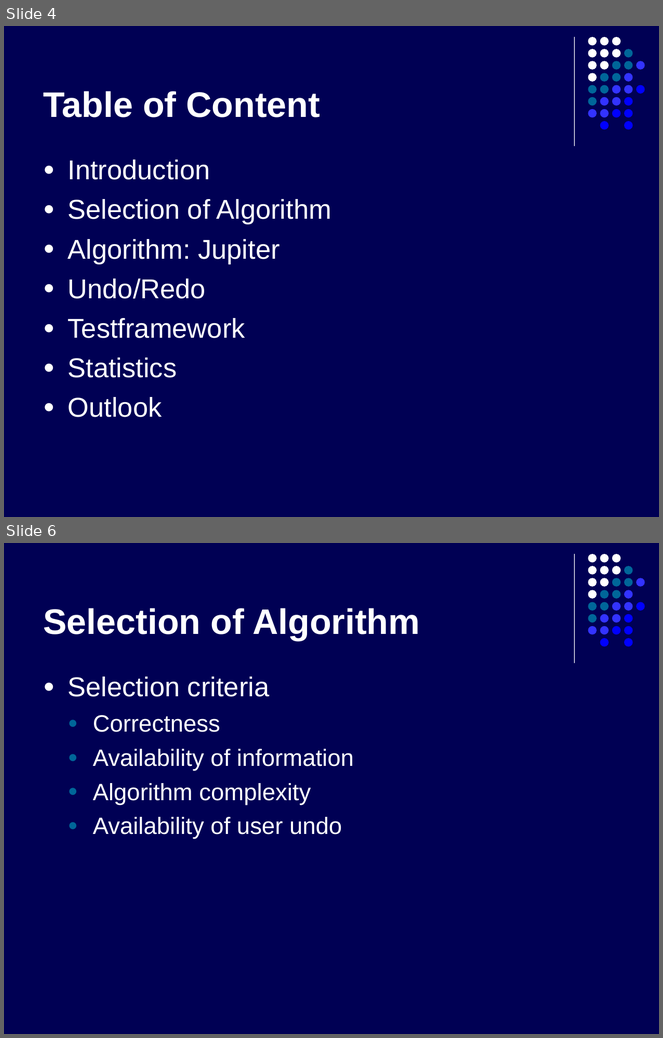
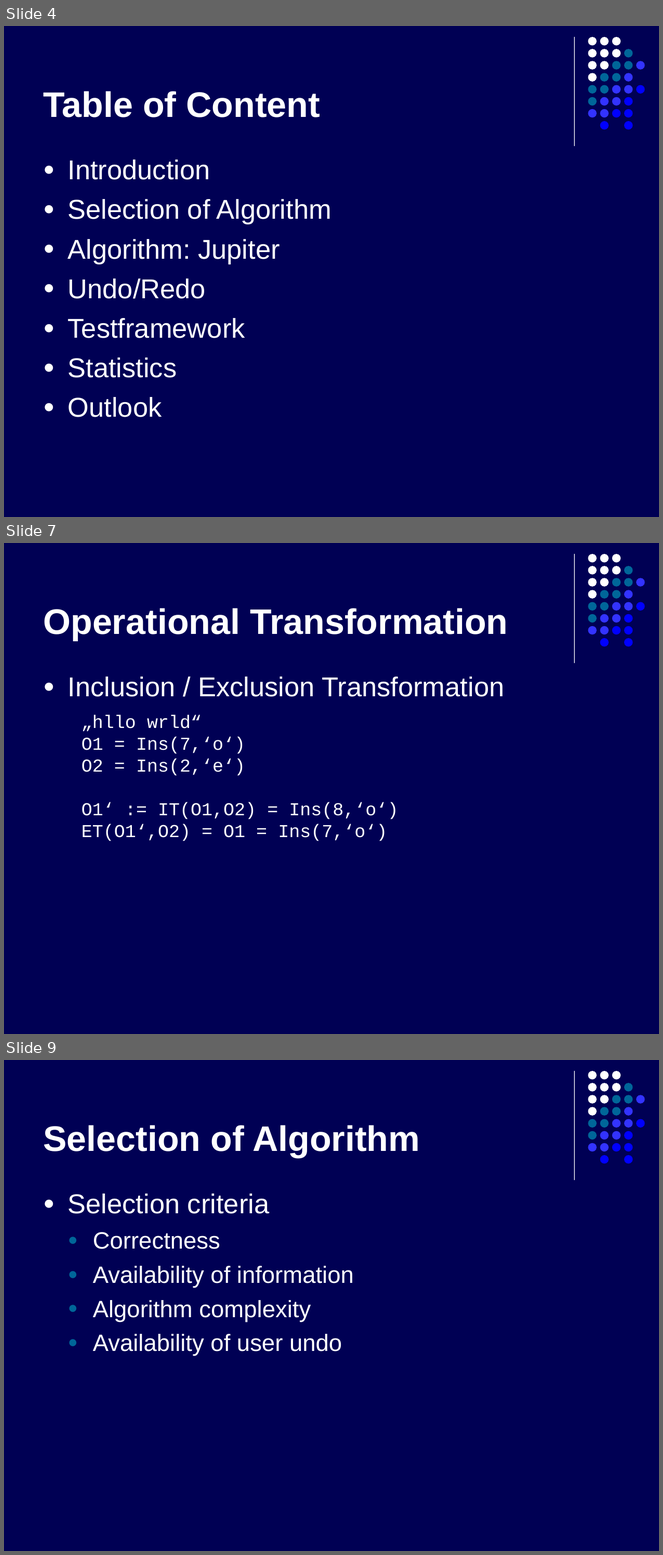
Before and after one commit to kyanha/ace, a slide deck: ace/trunk/doc/presentation/presentation.ppt. Shown one above the other, each under a label of ours: slides 4 and 6 before the commit, slides 4, 7 and 9 after it; the slides between them are not shown. The pictures are 663x1038 and 663x1555 pixels, drawn with LibreOffice and Linux fonts; fonts in the diff are those of the drawing. Boxes give left, top, right and bottom in pixels: in the first picture for what was removed or moved away, otherwise in the second. Text is boxed around its words. In the diff, an @@ line names an element or a change of style, - is before the commit and + after.

```diff
--- a/ace/trunk/doc/presentation/presentation.ppt
+++ b/ace/trunk/doc/presentation/presentation.ppt
@@ slide 7 added at <box>4,543,659,1034</box>, background #000054; not listed: 32 template elements that a slide beside it also shows @@
@@ title added at <box>43,608,508,640</box>, 39 pt, text #FFFFFF, bold @@
+Operational Transformation
@@ text added at <box>68,677,505,697</box>, 30 pt, text #FFFFFF @@
+● Inclusion / Exclusion Transformation
@@ text added at <box>81,715,398,841</box>, 20 pt, text #FFFFFF @@
+„hllo wrld“
+O1 = Ins(7,‘o‘)
+O2 = Ins(2,‘e‘)
+O1‘ := IT(O1,O2) = Ins(8,‘o‘)
+ET(O1‘,O2) = O1 = Ins(7,‘o‘)
@@ what was slide 6 is now slide 9 @@
```
Also in this commit, not shown: 4 other slides added, 2 slides removed.
